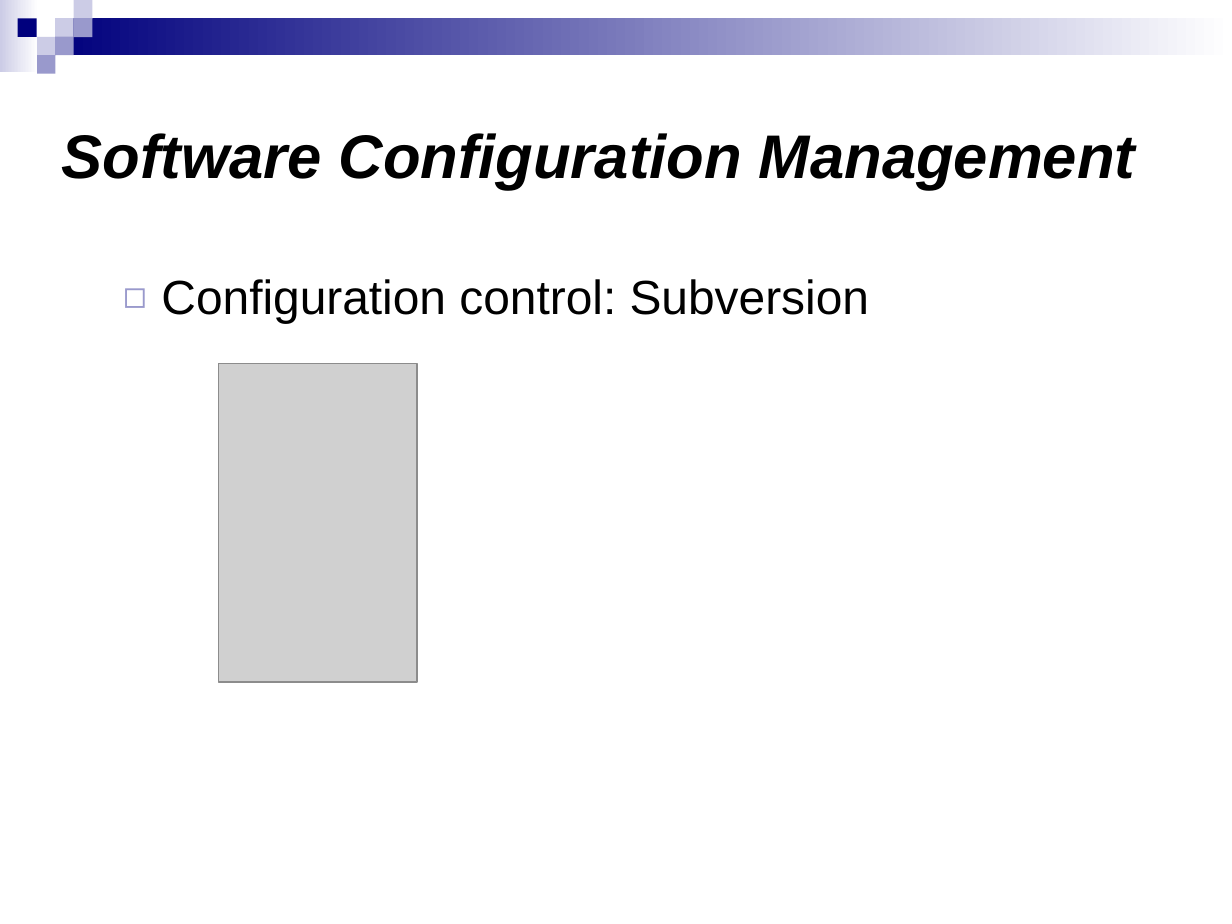
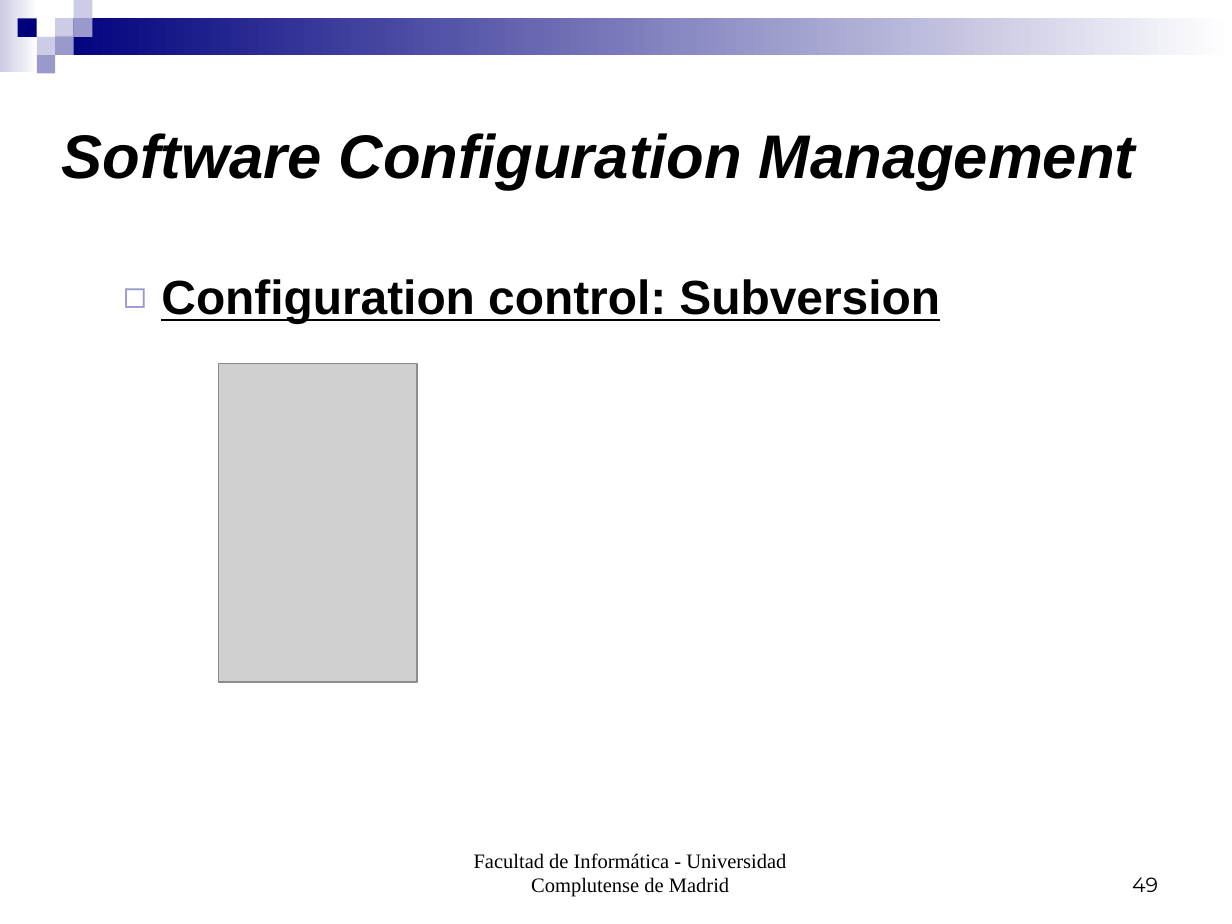
Before and after one commit to salcedonia/egorilla-software-engineering-2008-2009, a slide deck: slide 49 of doc/PresentacionIS.ppt (slide 6 before the commit). Drawn at 1232x924 pixels with LibreOffice and Linux fonts; fonts in the diff are those of the drawing; grey boxes stand for pictures. Boxes give left, top, right and bottom in pixels: in the first picture for what was removed or moved away, otherwise in the second. Text is boxed around its words. In the diff, an @@ line names an element or a change of style, - is before the commit and + after.

```diff
--- a/doc/PresentacionIS.ppt
+++ b/doc/PresentacionIS.ppt
@@ text "Configuration control: Subversion" at [161, 279, 940, 323]: bold on, underline on @@
@@ text added at [474, 853, 786, 897], 12 pt, text #000000 @@
+Facultad de Informática - Universidad Complutense de Madrid
@@ page number added at [1132, 877, 1158, 892], 12 pt, text #000000 @@
+49
```
Also in this commit, not shown: 47 other slides changed, 4 slides added, 9 slides removed.
